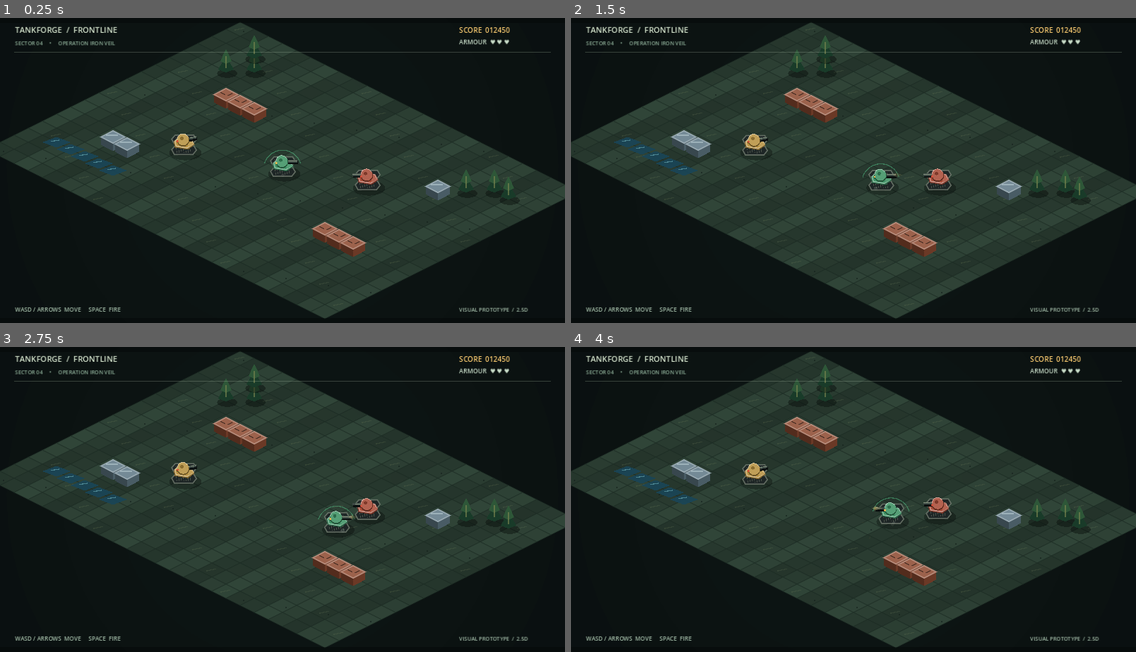
Above: before the commit, frames 1-4 (two rows, left to right).
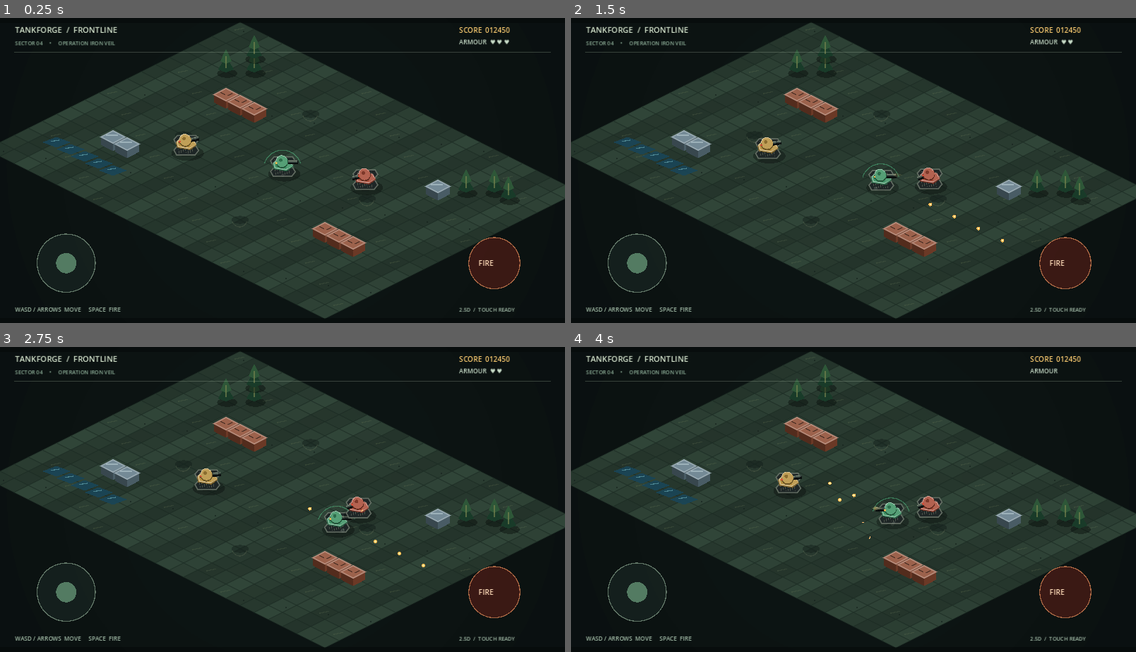
Above: after the commit, the same moments.

Repository: binarywatches-create/TankForge
Game: Godot game, scene res://scenes/battlefield.tscn
Same seed, same stepped clock (60 frames per second), same inputs: the game is played once before the commit and once after it.
Inputs (mouse positions are in pixels of both pictures, inside the frame that each line leads up to):
- Up to frame 1 (0.25 s): no input
- Up to frame 2 (1.5 s): move the mouse to (977, 155) at 0.52 s; hold D 0.53-1.25 s; hold Space 0.53-1.25 s; click (977, 155) at 0.67 s; drag from (740, 185) to (825, 234) at 1.27 s
- Up to frame 3 (2.75 s): move the mouse to (339, 429) at 2.02 s; hold D from 2.03 s (still down); hold Space from 2.03 s (still down)
- Up to frame 4 (4 s): release D at 2.75 s; release Space at 2.75 s; drag from (825, 563) to (684, 450) at 2.77 s; move the mouse to (1023, 548) at 3.52 s; hold A from 3.53 s (still down); hold Space from 3.53 s (still down)

The runs differ from the first frame. In frame 1, 2.0% of the frame differs, in the area x 6-94%, y 37-97%; in frame 2, 2.3%; in frame 3, 2.4%; in frame 4, 2.4%, in the area x 6-94%, y 6-97%.

Commit message:
Add 2.5D combat loop, touch controls and battlefield detail

Diff:
--- a/godot-prototype/scripts/battlefield.gd
+++ b/godot-prototype/scripts/battlefield.gd
@@ -17,9 +17,38 @@
 var fire_cooldown := 0.0
 var smoke: Array[Dictionary] = []
 var sparks: Array[Dictionary] = []
+var shells: Array[Dictionary] = []
+var enemies: Array[Dictionary] = []
+var player_health := 3
+var score := 12450
+var touch_move := Vector2.ZERO
+var touch_fire := false
 
 func _ready() -> void:
+    enemies = [
+        {"pos": Vector2(4.0, -2.0), "angle": PI, "hp": 2, "cooldown": 1.0, "paint": Color(0.66, 0.30, 0.22)},
+        {"pos": Vector2(-5.0, 2.0), "angle": -0.35, "hp": 2, "cooldown": 2.0, "paint": Color(0.72, 0.57, 0.25)}
+    ]
     queue_redraw()
+
+func _input(event: InputEvent) -> void:
+    if event is InputEventScreenTouch:
+        _set_touch(event.position, event.pressed)
+    elif event is InputEventScreenDrag:
+        _set_touch(event.position, true)
+
+func _set_touch(point: Vector2, pressed: bool) -> void:
+    if not pressed:
+        touch_move = Vector2.ZERO
+        touch_fire = false
+        return
+    var p := point * Vector2(1280.0 / get_viewport_rect().size.x, 720.0 / get_viewport_rect().size.y)
+    if p.x < 330.0 and p.y > 430.0:
+        touch_move = (p - Vector2(150.0, 570.0)) / 78.0
+        if touch_move.length() > 1.0:
+            touch_move = touch_move.normalized()
+    elif p.x > 930.0 and p.y > 420.0:
+        touch_fire = true
 
 func _process(delta: float) -> void:
     clock += delta
@@ -30,14 +59,16 @@
     if fmod(clock, 0.18) < delta:
         _spawn_dust()
     _update_particles(delta)
+    _update_combat(delta)
     queue_redraw()
 
 func _draw() -> void:
     _draw_background()
     _draw_world()
     _draw_tank(player_pos, player_angle, Color(0.24, 0.57, 0.39), true)
-    _draw_tank(Vector2(4.0, -2.0), PI, Color(0.66, 0.30, 0.22), false)
-    _draw_tank(Vector2(-5.0, 2.0), -0.35, Color(0.72, 0.57, 0.25), false)
+    for enemy in enemies:
+        _draw_tank(enemy.pos, enemy.angle, enemy.paint, false)
+    _draw_shells()
     _draw_particles()
     _draw_vignette()
     _draw_hud()
@@ -50,6 +81,7 @@
         float(Input.is_key_pressed(KEY_D) or Input.is_key_pressed(KEY_RIGHT)) - float(Input.is_key_pressed(KEY_A) or Input.is_key_pressed(KEY_LEFT)),
         float(Input.is_key_pressed(KEY_S) or Input.is_key_pressed(KEY_DOWN)) - float(Input.is_key_pressed(KEY_W) or Input.is_key_pressed(KEY_UP))
     )
+    movement += touch_move
     if movement.length() > 0.01:
         movement = movement.normalized()
         player_pos += movement * delta * 2.7
@@ -57,10 +89,12 @@
         player_pos.y = clampf(player_pos.y, -6.0, 6.0)
         player_angle = movement.angle()
     fire_cooldown = maxf(0.0, fire_cooldown - delta)
-    if Input.is_key_pressed(KEY_SPACE) and fire_cooldown <= 0.0:
+    if (Input.is_key_pressed(KEY_SPACE) or touch_fire) and fire_cooldown <= 0.0:
         muzzle_flash = 1.0
         recoil = 1.0
         fire_cooldown = 0.22
+        var direction := Vector2(cos(player_angle), sin(player_angle))
+        shells.append({"pos": player_pos + direction, "vel": direction * 10.0, "team": 0, "life": 1.5})
         var muzzle := _iso(player_pos.x, player_pos.y) + Vector2(cos(player_angle), sin(player_angle) * 0.48) * 52.0
         for i in range(9):
             var a := randf_range(0.0, TAU)
@@ -109,6 +143,11 @@
         var p := _iso(-10.0 + float(i), 6.0)
         draw_colored_polygon(PackedVector2Array([p + Vector2(0,-12), p + Vector2(32,0), p + Vector2(0,12), p + Vector2(-32,0)]), Color(0.10, 0.27, 0.34, 0.92))
         draw_line(p + Vector2(-12, -2), p + Vector2(7, -5), Color(0.45, 0.72, 0.75, 0.55), 2.0)
+    # Craters and broken track marks add battlefield texture.
+    for crater in [Vector2(-3.0, -5.0), Vector2(2.0, 5.0), Vector2(5.0, -1.0), Vector2(-6.0, 1.0)]:
+        var cp := _iso(crater.x, crater.y)
+        _draw_ellipse(cp, Vector2(20, 9), Color(0.06, 0.10, 0.09, 0.42))
+        draw_arc(cp + Vector2(-1, -1), 17.0, PI * 0.08, PI * 0.92, 20, Color(0.48, 0.51, 0.39, 0.22), 2.0)
 
 func _draw_wall(p: Vector2, color: Color, metal: bool = false) -> void:
     var w := 27.0
@@ -193,12 +232,69 @@
         draw_circle(flash, 11.0 * muzzle_flash, Color(1.0,0.70,0.25, muzzle_flash))
         draw_colored_polygon(PackedVector2Array([flash + Vector2(15,0), flash + Vector2(0,-5), flash + Vector2(-7,0), flash + Vector2(0,5)]), Color(1.0,0.9,0.55,muzzle_flash))
 
+func _update_combat(delta: float) -> void:
+    for i in range(enemies.size() - 1, -1, -1):
+        var enemy: Dictionary = enemies[i]
+        var to_player: Vector2 = player_pos - enemy.pos
+        var distance := to_player.length()
+        if distance > 3.0:
+            var direction := to_player.normalized()
+            enemy.pos += direction * delta * 0.48
+            enemy.angle = direction.angle()
+        enemy.cooldown = maxf(0.0, enemy.cooldown - delta)
+        if distance < 10.0 and enemy.cooldown <= 0.0:
+            var aim := to_player.normalized()
+            shells.append({"pos": enemy.pos + aim, "vel": aim * 7.0, "team": 1, "life": 1.8})
+            enemy.cooldown = randf_range(1.3, 2.1)
+        enemies[i] = enemy
+
+    for i in range(shells.size() - 1, -1, -1):
+        var shell: Dictionary = shells[i]
+        shell.pos += shell.vel * delta
+        shell.life -= delta
+        var hit := false
+        if int(shell.team) == 0:
+            for j in range(enemies.size() - 1, -1, -1):
+                var enemy: Dictionary = enemies[j]
+                if shell.pos.distance_to(enemy.pos) < 0.85:
+                    enemy.hp -= 1
+                    _burst(_iso(shell.pos.x, shell.pos.y), Color(1.0, 0.55, 0.22))
+                    hit = true
+                    if enemy.hp <= 0:
+                        score += 500
+                        enemies.remove_at(j)
+                        var replacement_pos := Vector2(randf_range(-8.0, 8.0), randf_range(-5.0, 5.0))
+                        enemies.append({"pos": replacement_pos, "angle": PI, "hp": 2, "cooldown": 1.4, "paint": Color(0.66, 0.30, 0.22)})
+                    else:
+                        enemies[j] = enemy
+                    break
+        elif shell.pos.distance_to(player_pos) < 0.8:
+            player_health = maxi(0, player_health - 1)
+            _burst(_iso(player_pos.x, player_pos.y), Color(1.0, 0.25, 0.16))
+            hit = true
+        if hit or shell.life <= 0.0 or absf(shell.pos.x) > 13.0 or absf(shell.pos.y) > 10.0:
+            shells.remove_at(i)
+        else:
+            shells[i] = shell
+
+func _burst(point: Vector2, tint: Color) -> void:
+    for n in range(12):
+        var a := randf_range(0.0, TAU)
+        var speed := randf_range(25.0, 115.0)
+        sparks.append({"pos": point, "vel": Vector2(cos(a), sin(a)) * speed, "life": randf_range(0.2, 0.55), "tint": tint})
+
+func _draw_shells() -> void:
+    for shell in shells:
+        var p := _iso(shell.pos.x, shell.pos.y) + Vector2(0, -10)
+        draw_circle(p, 4.0, Color(1.0, 0.72, 0.31))
+        draw_circle(p, 2.0, Color(1.0, 0.95, 0.68))
+
 func _draw_particles() -> void:
     for particle in smoke:
         var life: float = particle.life
         draw_circle(particle.pos, particle.size, Color(0.55,0.61,0.57, clampf(life,0,0.28)))
     for particle in sparks:
-        draw_line(particle.pos, particle.pos - particle.vel * 0.035, Color(1.0,0.66,0.27, particle.life), 2.0)
+        draw_line(particle.pos, particle.pos - particle.vel * 0.035, particle.get("tint", Color(1.0,0.66,0.27)).lerp(Color.WHITE, 0.25), 2.0)
 
 func _spawn_dust() -> void:
     if smoke.size() > 48:
@@ -226,8 +322,14 @@
 func _draw_hud() -> void:
     draw_string(ThemeDB.fallback_font, Vector2(34,48), "TANKFORGE  /  FRONTLINE", HORIZONTAL_ALIGNMENT_LEFT, -1, 18, Color(0.82,0.88,0.79))
     draw_string(ThemeDB.fallback_font, Vector2(34,76), "SECTOR 04     •     OPERATION IRON VEIL", HORIZONTAL_ALIGNMENT_LEFT, -1, 12, Color(0.55,0.68,0.59))
-    draw_string(ThemeDB.fallback_font, Vector2(1040,48), "SCORE  012450", HORIZONTAL_ALIGNMENT_LEFT, -1, 16, Color(0.96,0.78,0.43))
-    draw_string(ThemeDB.fallback_font, Vector2(1040,74), "ARMOUR  ♥ ♥ ♥", HORIZONTAL_ALIGNMENT_LEFT, -1, 14, Color(0.78,0.86,0.78))
+    draw_string(ThemeDB.fallback_font, Vector2(1040,48), "SCORE  %06d" % score, HORIZONTAL_ALIGNMENT_LEFT, -1, 16, Color(0.96,0.78,0.43))
+    draw_string(ThemeDB.fallback_font, Vector2(1040,74), "ARMOUR  " + "♥ ".repeat(player_health), HORIZONTAL_ALIGNMENT_LEFT, -1, 14, Color(0.78,0.86,0.78))
     draw_line(Vector2(32,92), Vector2(1248,92), Color(0.75,0.82,0.72,0.25), 1.0)
     draw_string(ThemeDB.fallback_font, Vector2(34,680), "WASD / ARROWS  MOVE     SPACE  FIRE", HORIZONTAL_ALIGNMENT_LEFT, -1, 13, Color(0.63,0.73,0.65))
-    draw_string(ThemeDB.fallback_font, Vector2(1040,680), "VISUAL PROTOTYPE  /  2.5D", HORIZONTAL_ALIGNMENT_LEFT, -1, 12, Color(0.63,0.73,0.65))
+    draw_string(ThemeDB.fallback_font, Vector2(1040,680), "2.5D  /  TOUCH READY", HORIZONTAL_ALIGNMENT_LEFT, -1, 12, Color(0.63,0.73,0.65))
+    draw_circle(Vector2(150,570), 66.0, Color(0.12,0.18,0.16,0.48))
+    draw_arc(Vector2(150,570), 66.0, 0.0, TAU, 48, Color(0.64,0.76,0.66,0.55), 2.0)
+    draw_circle(Vector2(150,570) + touch_move * 36.0, 23.0, Color(0.42,0.62,0.49,0.72))
+    draw_circle(Vector2(1120,570), 58.0, Color(0.38,0.12,0.09,0.55))
+    draw_arc(Vector2(1120,570), 58.0, 0.0, TAU, 48, Color(0.96,0.58,0.37,0.65), 2.0)
+    draw_string(ThemeDB.fallback_font, Vector2(1084,576), "FIRE", HORIZONTAL_ALIGNMENT_LEFT, -1, 16, Color(1.0,0.86,0.72))
